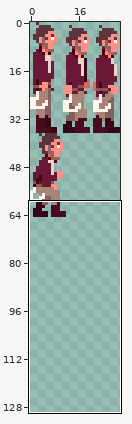
File history of a sprite sheet, game/Terminal_Dusk/Terminal_Dusk/Content/pixel_charTestScale.png. The first picture is a wide view before the edit; the outline marks the close-up.
Close-up. As it was:
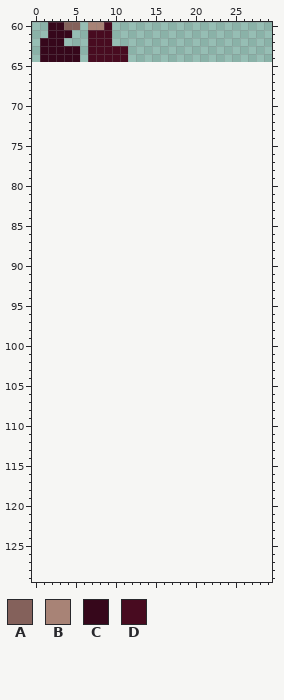
The file is 180x390 pixels, drawn in blocks of 6x6; one block is one cell here. Colours within 5 levels of each other are drawn and written as one. Shown: x 0..29, y 60..129. The old version is drawn lined up with the new one, on the new canvas.
Palette (. is transparent): A #84615b  B #a88376  C #36071b  D #480b20
Pixels before, first column x 1:
60 .CCAA.BBD..
61 .CCC..DDD..
62 CCC...DDD..
63 CCCCC.DDDDD
64 CCCCC.DDDDD
After:
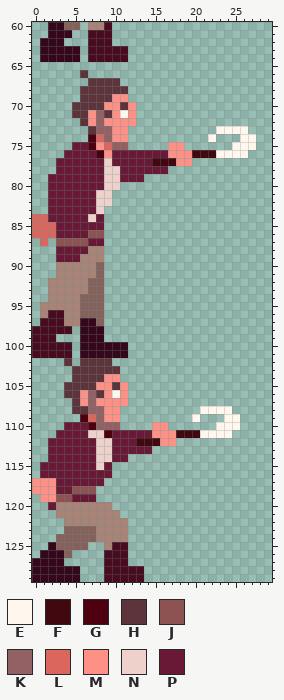
Colours new in this view: E #fff7ed  F #420810  G #4e0011  H #5d343b  J #8d5252  K #936164  L #db665e  M #ff9085  N #edd1ca  P #691935
Difference:
canvas 30x65 -> 30x130
Changed rows in their new state; - is an unchanged pixel.
first column x 0:
 66 ------H---------------------
 67 -------HHHH-----------------
 68 ------HHHHHH----------------
 69 ------HHHHMM----------------
 70 -----HHHHMMHM---------------
 71 -----HHMKHMEM---------------
 72 ------HMKMMMM---------------
 73 -------HKKMM-----------EEEE-
 74 -------GLKMM----------E---EE
 75 -----PPGMLKK-----MM------EEE
 76 ----PPPPGMPPPPPPPMMMFFFEEEE-
 77 ---PPPPPPNPPPPPFFFMM--------
 78 ---PPPPPPNNPPPPPP-----------
 79 --PPPPPPPNNPPP--------------
 80 --PPPPPPPNN-----------------
 81 --PPPPPPNN------------------
 82 --PPPPPPNN------------------
 83 --PPPPPPN-------------------
 84 LLPPPPPNP-------------------
 85 LLLPPPPPP-------------------
 86 LLLPPPPJJ-------------------
 87 -L-JJJJPP-------------------
 88 ---PPPPBB-------------------
 89 ---PPPBBB-------------------
 90 ---BBBBBA-------------------
 91 ---BBBBBA-------------------
 92 --BBBBBAA-------------------
 93 --BBBBBAA-------------------
 94 --BBBBAAA-------------------
 95 -BBBBBAAA-------------------
 96 -BDDBBAAA-------------------
 97 -DDDBBCCA-------------------
 98 DDDDD-CCC-------------------
 99 DDD---CCC-------------------
100 DDDDD-CCCCCC----------------
101 DDDDD-CCCCCC----------------
102 ----H-HHHH------------------
103 -----HHHHHH-----------------
104 -----HHHHMM-----------------
105 ----HHHHMMHM----------------
106 ----HHMKHMEM----------------
107 -----HMKMMMM----------------
108 -----HHKKMM----------EEEE---
109 ------GLKMM---------E---EE--
110 ----PPPGKKK----MM------EEE--
111 ---PPPPNNGPPPPPMMMFFFEEEE---
112 --PPPPPPNNPPPFFFMM----------
113 --PPPPPPNNPPPPP-------------
114 --PPPPPPNNPP----------------
115 -PPPPPPPNP------------------
116 -PPPPPPPPP------------------
117 MMMPPPPPP-------------------
118 MMMPPJJJ--------------------
119 -MMJJPPP--------------------
120 --PBBBBBBB------------------
121 ---BBBBBBBB-----------------
122 ----BBBBBBBB----------------
123 ----AAAABBBB----------------
124 ---AAAAABBBB----------------
125 --CAAAA--BDD----------------
126 -CCCA----DDD----------------
127 CCCC-----DDD----------------
128 CCCCCC---DDDDD--------------
129 CCCCCC---DDDDD--------------
Boxes around the changes in both close-ups, in picture pixels (x1, y1, x2, y2):
added: (32, 70, 256, 582)
